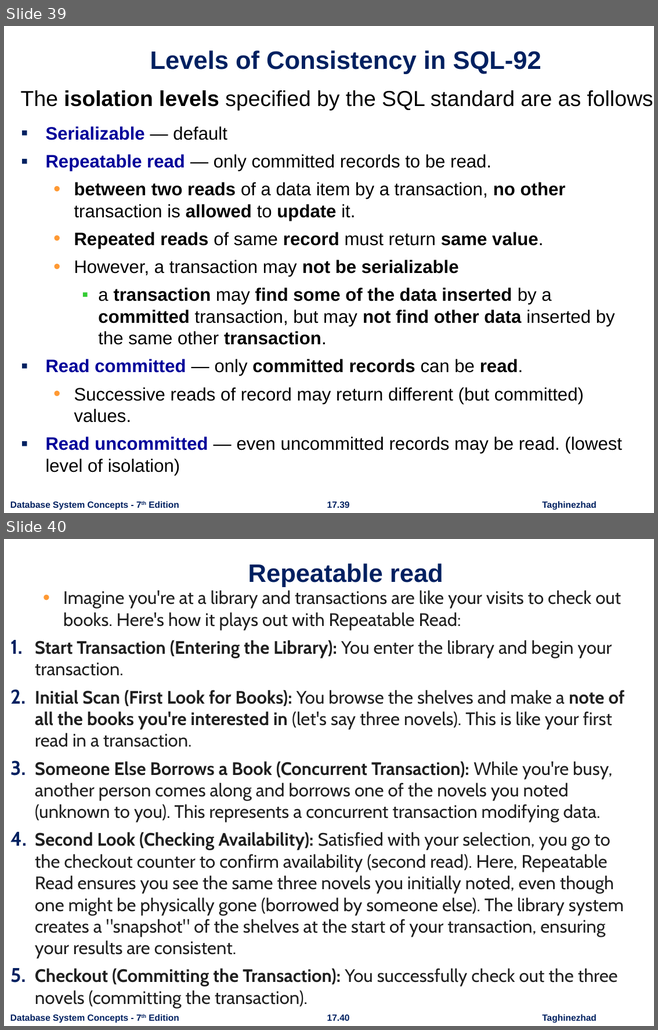
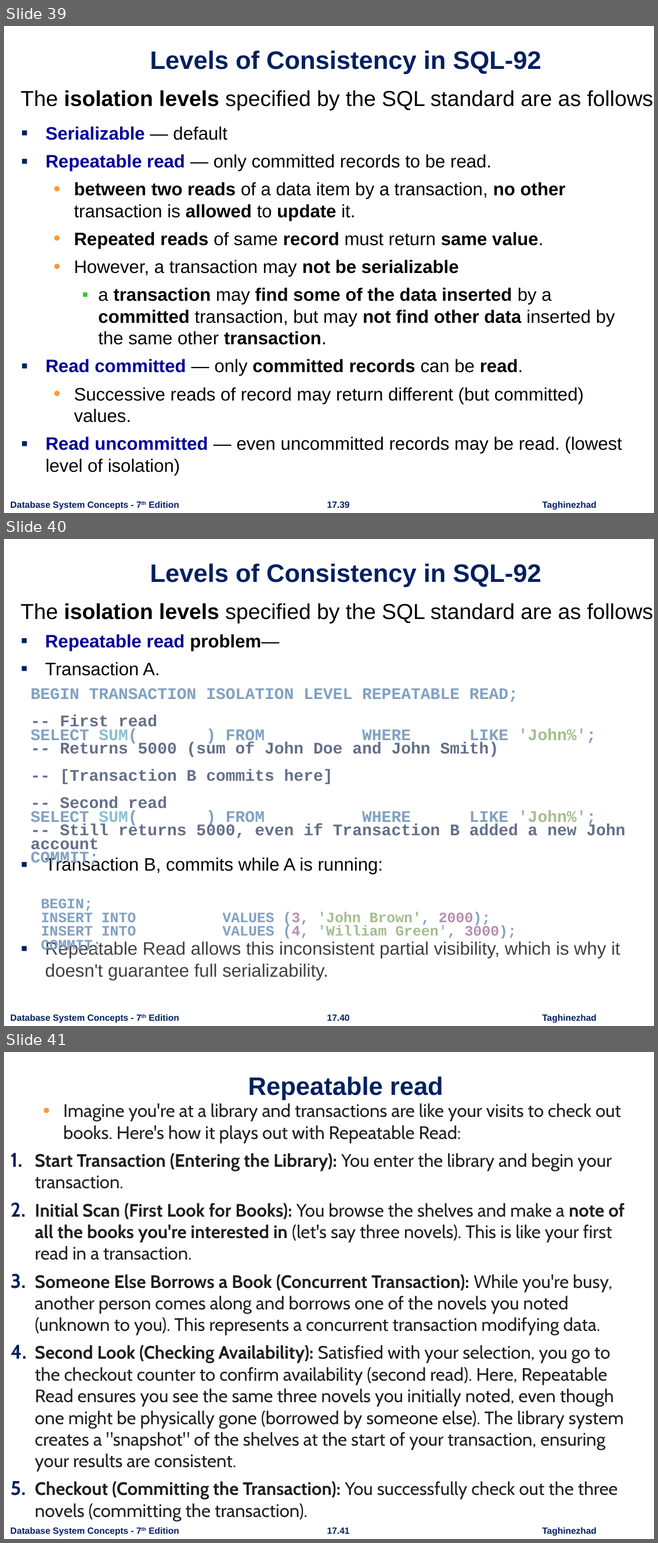
Before and after one commit to ataghinezhad/ataghinezhad.github.io, a slide deck: courses/downloads/temp/AdvanceDB Lec2. ch17.pptx. Shown one above the other, each under a label of ours: slides 39 and 40 before the commit, slides 39, 40 and 41 after it. The pictures are 658x1030 and 658x1543 pixels, drawn with LibreOffice and Linux fonts; fonts in the diff are those of the drawing; background and template pictures are left out. Boxes give left, top, right and bottom in pixels: in the first picture for what was removed or moved away, otherwise in the second. Text is boxed around its words. In the diff, an @@ line names an element or a change of style, - is before the commit and + after.

```diff
--- a/courses/downloads/temp/AdvanceDB Lec2. ch17.pptx
+++ b/courses/downloads/temp/AdvanceDB Lec2. ch17.pptx
@@ slide 40 added at [4, 539, 654, 1026], background #FFFFFF; not listed: 3 template elements that a slide beside it also shows @@
@@ title added at [150, 563, 541, 587], 28 pt, text #002060, bold @@
+Levels of Consistency in SQL-92
@@ text added at [21, 603, 654, 624], 24 pt, text #000000 @@
+The isolation levels specified by the SQL standard are as follows:
@@ text added at [45, 634, 620, 980], 20 pt, text #404040 @@
+▪ Repeatable read problem—
+▪ Transaction A.
+▪ Transaction B, commits while A is running:
+▪ Repeatable Read allows this inconsistent partial visibility, which is why it doesn't guarantee full serializability.
@@ text added at [31, 688, 625, 868], 18 pt, text #636F88, bold @@
+BEGIN TRANSACTION ISOLATION LEVEL REPEATABLE READ;
+-- First read
+SELECT SUM(balance) FROM accounts WHERE name LIKE 'John%';
+-- Returns 5000 (sum of John Doe and John Smith)
+-- [Transaction B commits here]
+-- Second read
+SELECT SUM(balance) FROM accounts WHERE name LIKE 'John%';
+-- Still returns 5000, even if Transaction B added a new John account
+COMMIT;
@@ text added at [41, 899, 516, 954], 16 pt, text #81A1C1, bold @@
+BEGIN;
+INSERT INTO accounts VALUES (3, 'John Brown', 2000);
+INSERT INTO accounts VALUES (4, 'William Green', 3000);
+COMMIT;
@@ what was slide 40 is now slide 41 @@
@@ page number at [327, 1528, 350, 1534]: text changed @@
-17.40
+17.41
```
Also in this commit, not shown: 3 other files.
